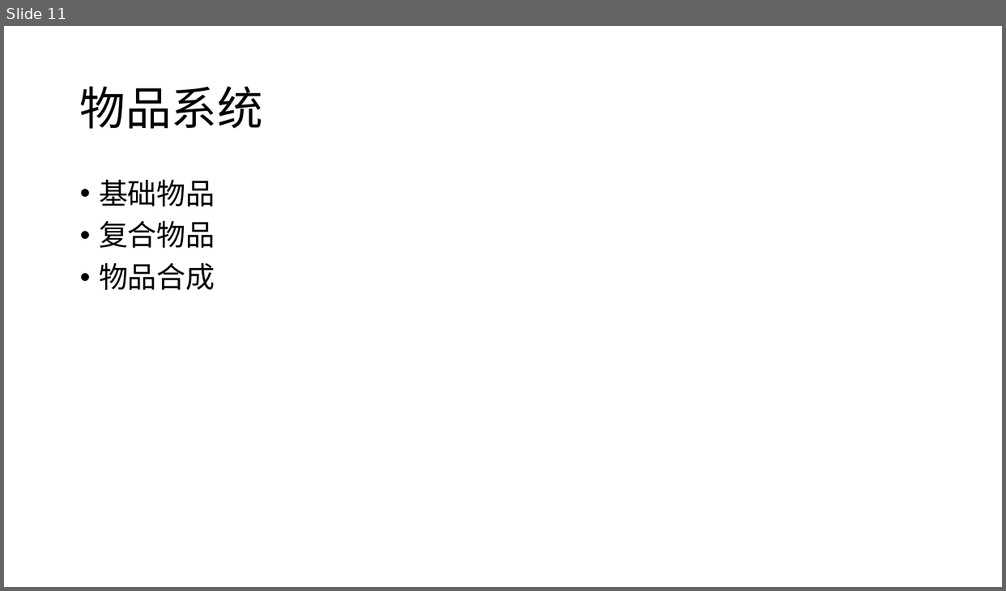
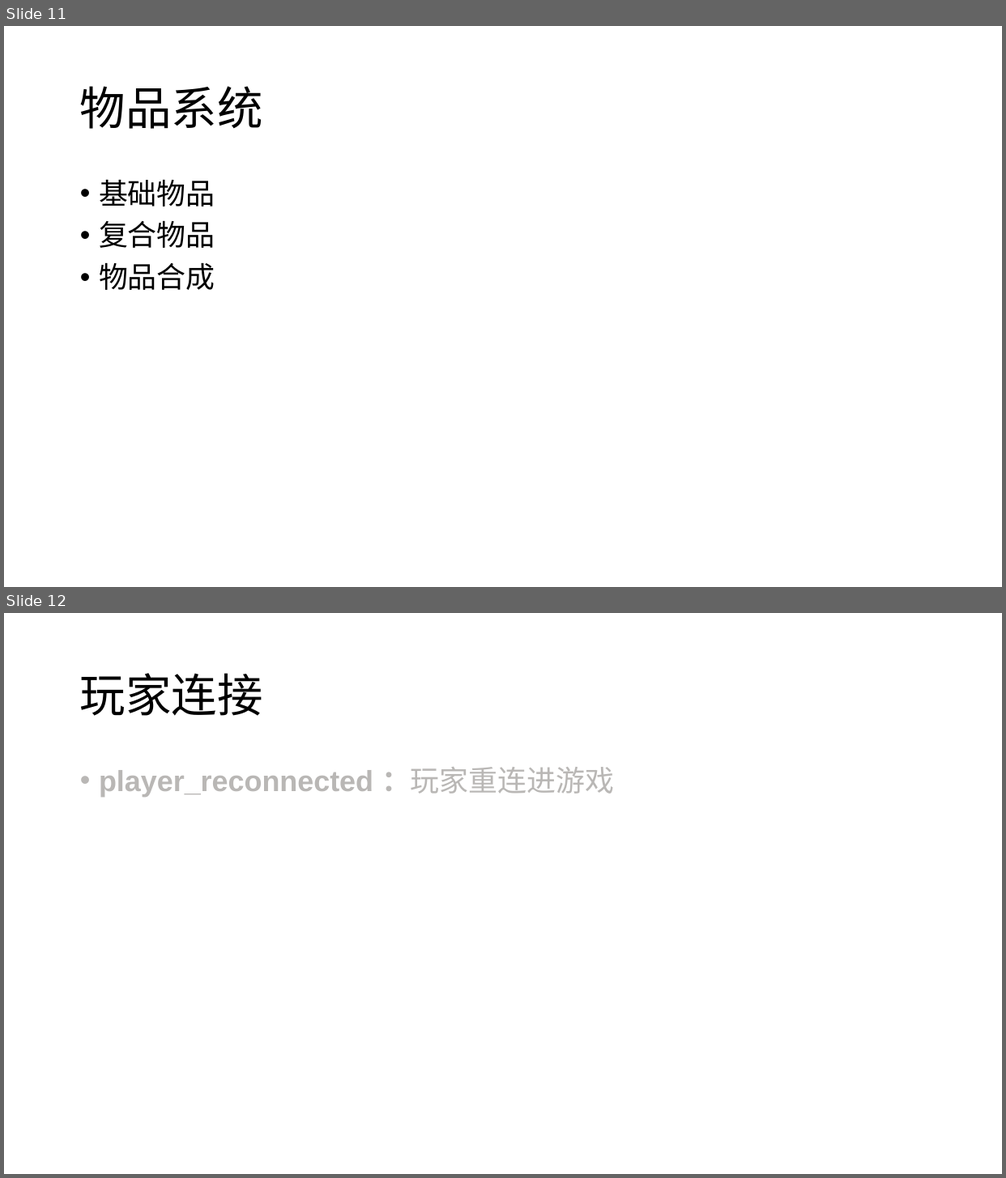
Before and after one commit to ihaiucom/ihaiu.blog, a slide deck: web/dota/dota @moddota dota-lua-types学习笔记.pptx. Shown one above the other, each under a label of ours: slide 11 before the commit, slides 11 and 12 after it. The pictures are 1006x591 and 1006x1178 pixels, drawn with LibreOffice and Linux fonts; fonts in the diff are those of the drawing. Boxes give left, top, right and bottom in pixels: in the first picture for what was removed or moved away, otherwise in the second. Text is boxed around its words. In the diff, an @@ line names an element or a change of style, - is before the commit and + after.

```diff
--- a/web/dota/dota @moddota dota-lua-types学习笔记.pptx
+++ b/web/dota/dota @moddota dota-lua-types学习笔记.pptx
@@ slide 12 added at [4,613,1002,1174], background #FFFFFF @@
@@ title added at [80,673,263,716], 44 pt, text #000000 @@
+玩家连接
@@ text added at [99,767,614,797], 28 pt, text #B9B7B5, bold @@
+• player_reconnected ：玩家重连进游戏
```
